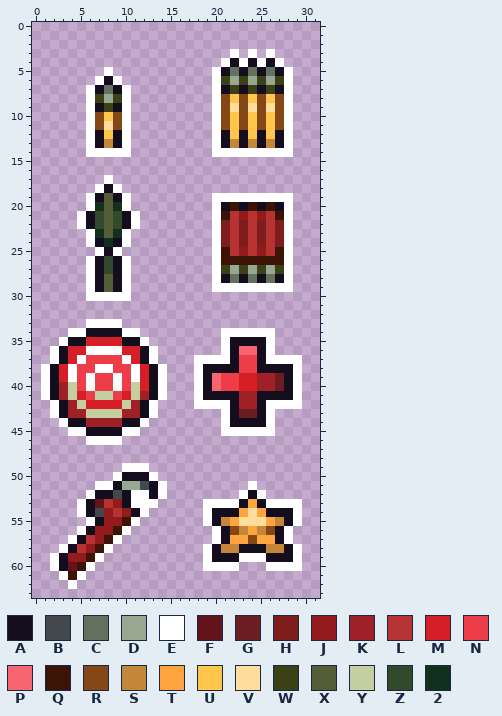
One commit to this pixel-art sprite: BlavsArmoredWarfare/SCRIPTS/ClassIcons.png. The picture above was drawn from the file before the commit.
The file is 32x64 pixels. Pixels under 10% opacity are left out.
Palette (. is transparent): A #130d1d  B #42484b  C #647160  D #97a792  E #ffffff  F #63141b  G #6b1d21  H #7f1d1d  J #941b1b  K #9f2026  L #b73333  M #d51e26  N #ed3d49  P #f76670  Q #3b1406  R #844715  S #c4873a  T #fea53d  U #ffc64b  V #ffdd9c  W #3b4015  X #555c38  Y #c4cfa1  Z #32492c  2 #11301d
Pixels before, first column x 1:
 3 .....................E.E.E...
 4 ....................EAEAEAE..
 5 .......E...........EACACACAE.
 6 ......EAE..........EWDWDWDWE.
 7 .....EACAE.........EAWAWAWAE.
 8 .....EWDWE.........ERURURURE.
 9 .....EAWAE.........ERVRVRVRE.
10 .....ERURE.........ERURURURE.
11 .....ERVRE.........ERURURURE.
12 .....EAUAE.........EAUAUAUAE.
13 .....EASAE.........EASASASAE.
14 .....EEEEE.........EEEEEEEEE.
15 .............................
16 .............................
17 .......E.....................
18 ......EAE....................
19 .....EAXAE.........EEEEEEEEE.
20 .....E2X2E.........EAQAQAQAE.
21 ....EAZXZAE........EQLJLJLQE.
22 ....EAZXZAE........EHLHLHLHE.
23 .....E2X2E.........EHLHLHLHE.
24 .....EA2AE.........EHLHLHLHE.
25 ......EAE..........EQLJLJLQE.
26 .....EAZAE.........EQQQQQQQE.
27 .....EAZAE.........EWDWDWDWE.
28 .....EAXAE.........EACACACAE.
29 .....EAXAE.........EEEEEEEEE.
30 .....EEEEE...................
31 .............................
32 .............................
33 .....EEEE....................
34 ...EEAAAAEE.........EEEEEE...
35 ..EAAMMMMAAE........EAAAAE...
36 .EAMMEEEEMMAE.......EAPPAE...
37 .EAMENNNNEMAE....EEEEANNAEEEE
38 EAMENNEENNEMAE...EAAAANNAAAAE
39 EAMENENNENEMAE...EAPNNMMKKGAE
40 EAKYNENNENYMAE...EAPNNMMKKGAE
41 EAKYMNYYNMYKAE...EAAAAKKAAAAE
42 .EAKYMMMMYKAE....EEEEAKKAEEEE
43 .EAKKYYYYKKAE.......EAGGAE...
44 ..EAAKKKKAAE........EAAAAE...
45 ...EEAAAAEE.........EEEEEE...
46 .....EEEE....................
47 .............................
48 .............................
49 .........EEE.................
50 ........EAAAE................
51 ......EEADDBAE.........E.....
52 .....EAABAEEAE........EAE....
53 ....EAFLJAEEE.....EEEEATAEEEE
54 ....EABJLJAE......EAAATVTAAAE
55 .....EAJJQE.......EASTVVVTSAE
56 ....EAJJQE.........EARSTSRAE.
57 ...EALJQE..........EATTRTTAE.
58 ..EALJQE..........EASSAAASSAE
59 .EAJJQE...........EAAAEEEAAAE
60 .EAFQE............EEEE...EEEE
61 ..EQE........................
62 ...E.........................
After:
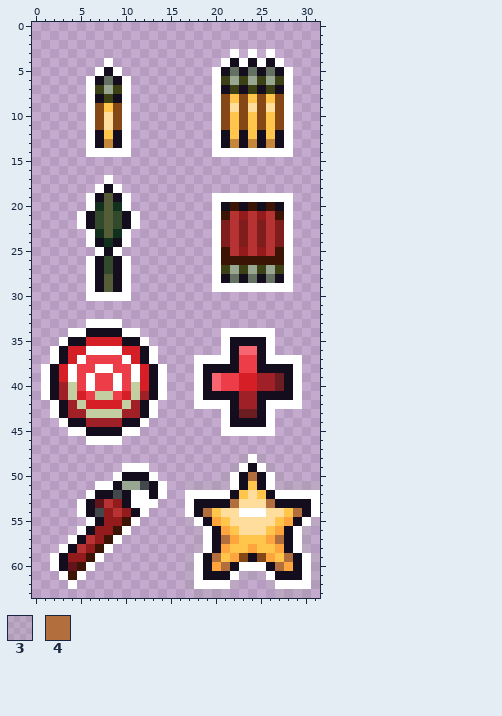
Colours new in this view: 3 #9d9d9d2f  4 #b26e3d
What changed:
y 4: x 8 . -> E
y 5: x 7..9 .E. -> EAE
y 6: x 6..10 .EAE. -> EACAE
y 7: x 7..9 ACA -> WDW
y 8: x 7..9 WDW -> AWA
y 9: x 7..9 AWA -> RUR
y 10: x 8 U -> V
y 48: x 23..25 ... -> 3E3
y 49: x 22..26 ..... -> 3EAE3
y 50: x 21..27 ....... -> 3EA4AE3
y 51: x 17..31 .......E....... -> 33333EAUAE33333
y 52: x 17..31 ......EAE...... -> EEEEEAUVUAEEEEE
y 53: x 17..31 ..EEEEATAEEEE.. -> EAAAA4VVV4AAAAE
y 54: x 17..31 ..EAAATVTAAAE.. -> EA4UVVEEEVVU4AE
y 55: x 17..22 ..EAST -> 3EATUV; x 26..31 TSAE.. -> VUTAE3
y 56: x 18..30 ..EARSTSRAE.. -> 3EATUVVVUTAE3
y 57: x 18..21 ..EA -> 3EA4; x 23..25 TRT -> UUU; x 27..30 AE.. -> 4AE3
y 58: x 18 . -> 3; x 21..27 SSAAASS -> TUUTUUT; x 30 . -> 3
y 59: x 17..31 ..EAAAEEEAAAE.. -> 3EA4UTRARTU4AE3
y 60: x 17..31 ..EEEE...EEEE.. -> 3EAT4AEEEA4TAE3
y 61: x 17..31 ............... -> 3EAAAE333EAAAE3
y 62: x 17..22 ...... -> 3EEEE3; x 26..31 ...... -> 3EEEE3
y 63: x 18..21 .... -> 3333; x 27..30 .... -> 3333
Boxes around the changes in both pictures, in picture pixels (x1, y1, x2, y2):
changed: (86, 58, 131, 121)
changed: (185, 454, 320, 598)
